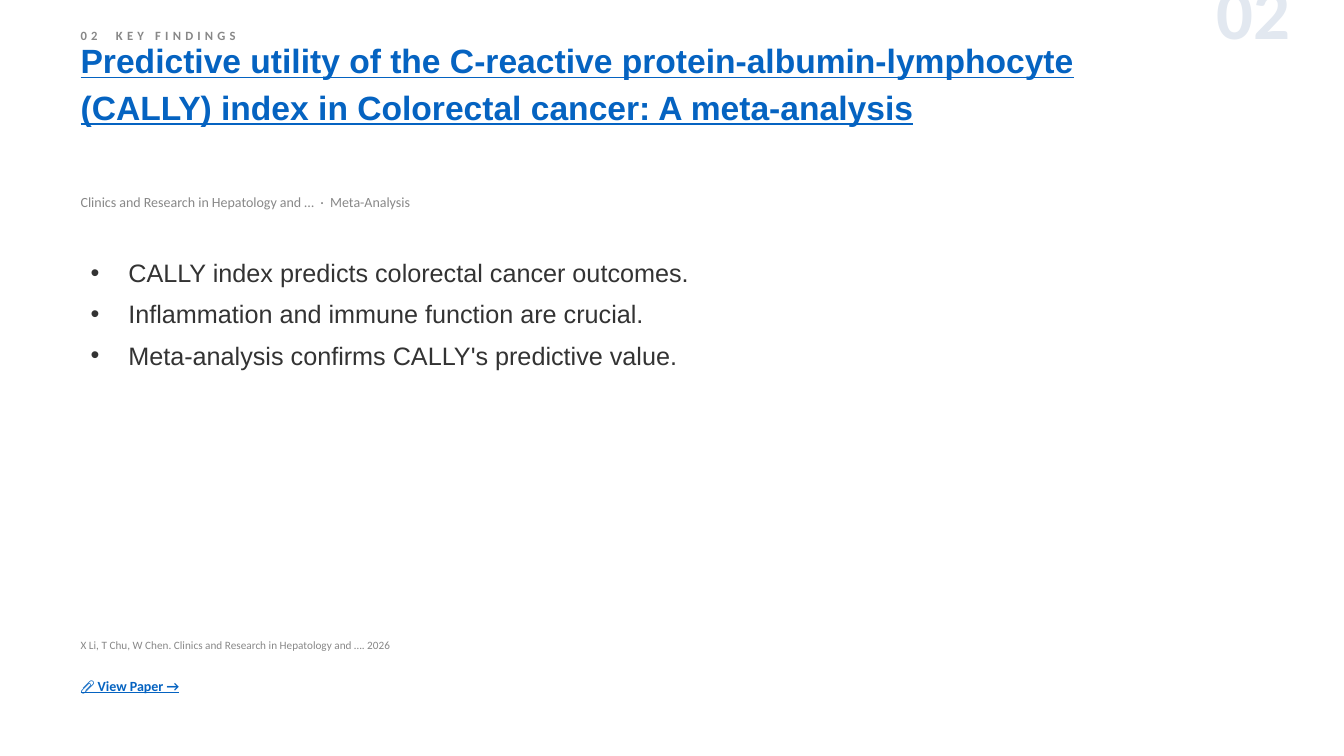
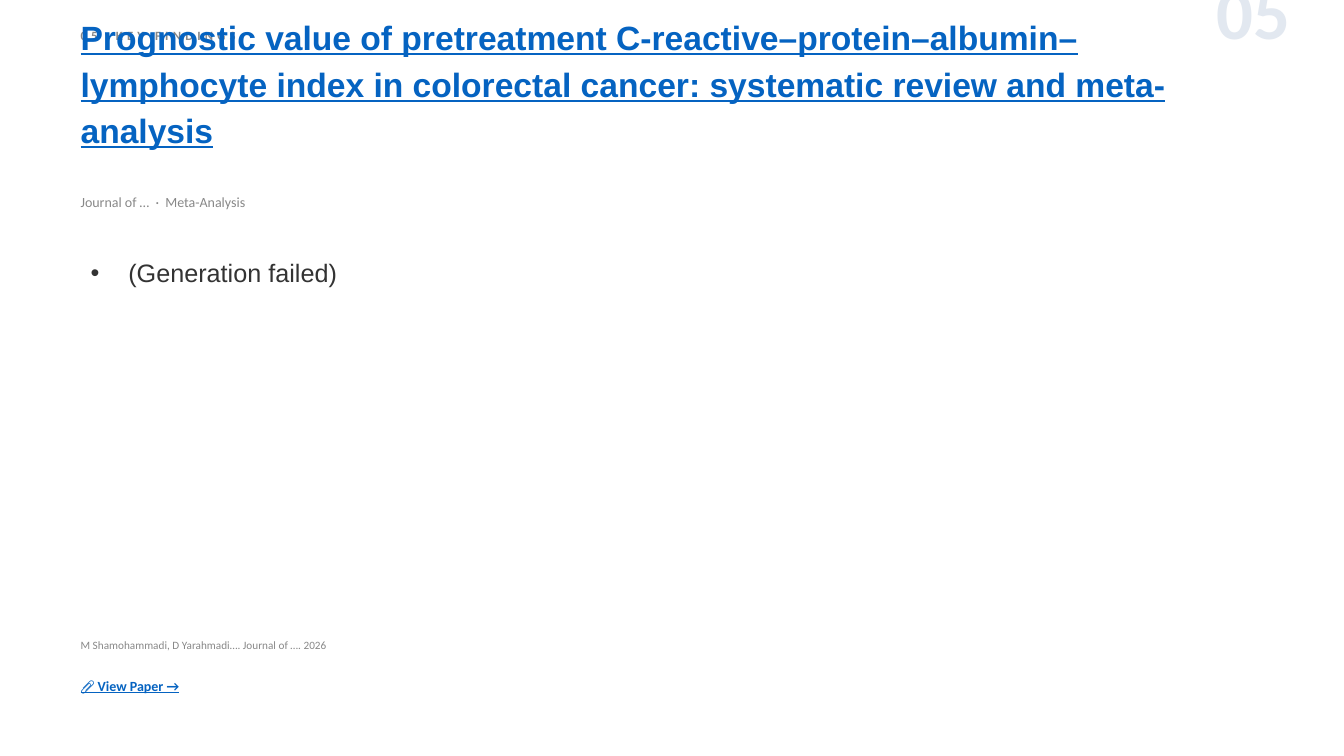
Before and after one commit to jejenhu-maker/colorectal-weekly-digest, a slide deck: slide 7 of docs/digest-en.pptx (slide 4 before the commit). Drawn at 1344x756 pixels with LibreOffice and Linux fonts; fonts in the diff are those of the drawing. Boxes give left, top, right and bottom in pixels: in the first picture for what was removed or moved away, otherwise in the second. Text is boxed around its words. In the diff, an @@ line names an element or a change of style, - is before the commit and + after.

```diff
--- a/docs/digest-en.pptx
+++ b/docs/digest-en.pptx
@@ text at (81, 25, 1165, 150): text changed @@
-Predictive utility of the C-reactive protein-albumin-lymphocyte (CALLY) index in Colorectal cancer: A meta-analysis
+Prognostic value of pretreatment C-reactive–protein–albumin–lymphocyte index in colorectal cancer: systematic review and meta-analysis
@@ text at (81, 29, 236, 43): text changed @@
-02 KEY FINDINGS
+05 KEY FINDINGS
@@ text at (1008, 10, 1291, 10): text changed @@
-02
+05
@@ text at (81, 197, 245, 209): text changed @@
-Clinics and Research in Hepatology and … · Meta-Analysis
+Journal of … · Meta-Analysis
@@ text at (128, 263, 337, 288): text changed @@
-• CALLY index predicts colorectal cancer outcomes.
-• Inflammation and immune function are crucial.
-• Meta-analysis confirms CALLY's predictive value.
+• (Generation failed)
@@ text at (81, 641, 327, 650): text changed @@
-X Li, T Chu, W Chen. Clinics and Research in Hepatology and …. 2026
+M Shamohammadi, D Yarahmadi…. Journal of …. 2026
```
Also in this commit, not shown: 12 other slides changed, 1 slide added, 1 slide removed, 2 other files.
